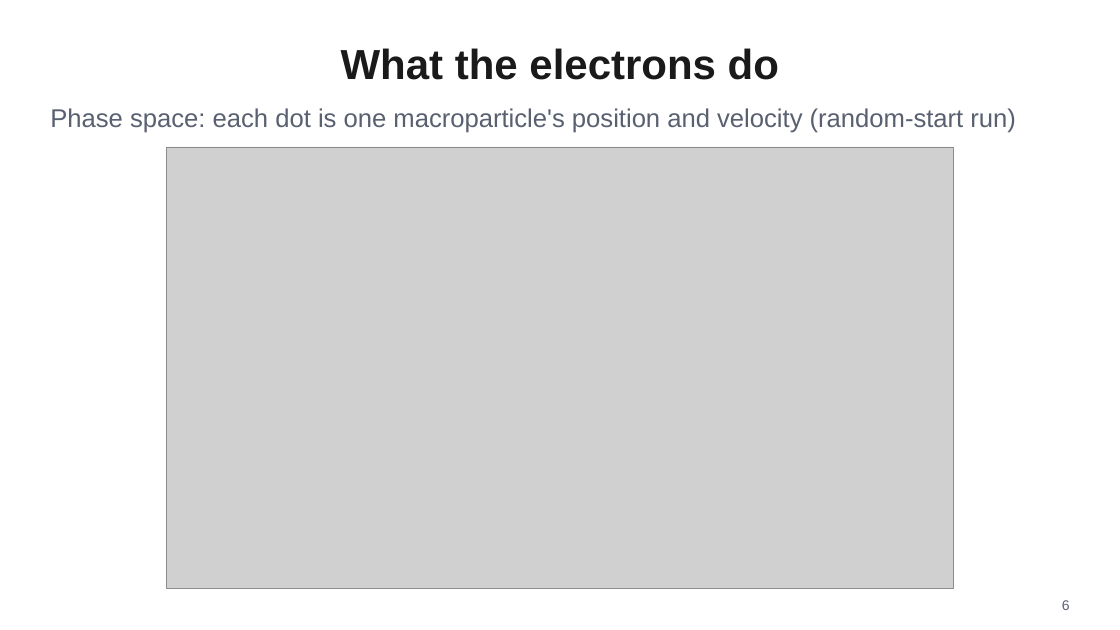
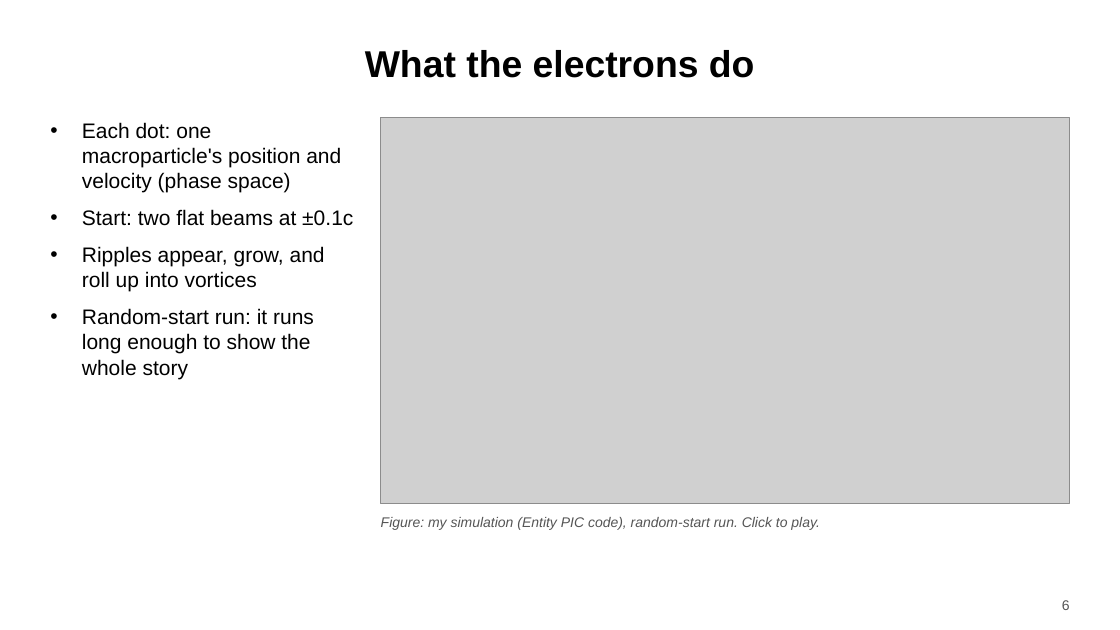
Before and after one commit to harry-wu-28/plasma, a slide deck: slide 6 of twostream/results/talk/twostream_talk.pptx. Drawn at 1120x630 pixels with LibreOffice and Linux fonts; fonts in the diff are those of the drawing; grey boxes stand for pictures. Boxes give left, top, right and bottom in pixels: in the first picture for what was removed or moved away, otherwise in the second. Text is boxed around its words. In the diff, an @@ line names an element or a change of style, - is before the commit and + after.

```diff
--- a/twostream/results/talk/twostream_talk.pptx
+++ b/twostream/results/talk/twostream_talk.pptx
@@ title "What the electrons do" at <box>365,50,755,78</box>: size 36 to 32 pt, text colour #1A1A1A to #000000 @@
@@ text removed at <box>50,108,1016,133</box> @@
-Phase space: each dot is one macroparticle's position and velocity (random-start run)
@@ picture: place and size @@
-picture at <box>166,147,954,588</box>
+picture at <box>381,118,1070,503</box>
@@ text added at <box>82,122,353,379</box>, 18 pt, text #000000 @@
+• Each dot: one macroparticle's position and velocity (phase space)
+• Start: two flat beams at ±0.1c
+• Ripples appear, grow, and roll up into vortices
+• Random-start run: it runs long enough to show the whole story
@@ text added at <box>381,517,819,530</box>, 12 pt, text #555555, italic @@
+Figure: my simulation (Entity PIC code), random-start run. Click to play.
@@ page number at <box>1062,600,1070,610</box>: text colour #596070 to #555555 @@
```
Also in this commit, not shown: 17 other slides changed, 16 other files.
